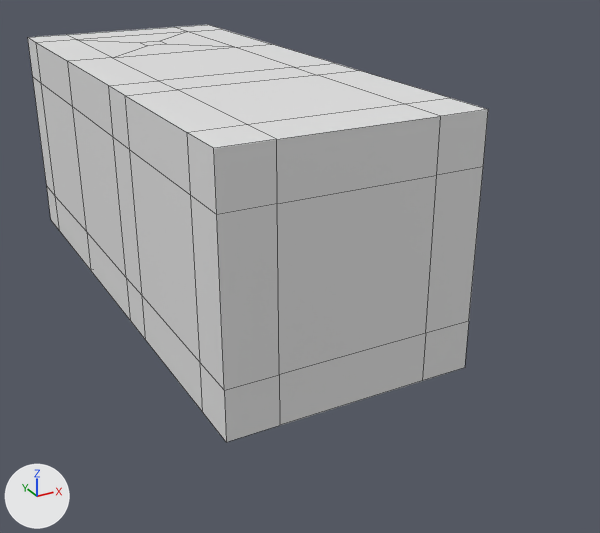
The FBX model Assets/Models/init-scene-room-1.2.fbx, before and after one commit.
One viewpoint serves both versions: a camera (50 mm lens) standing at (-13.9, -26.3, 15.4) and looking at (1.9, 2.5, 1.0). Arrows for +X, +Y and +Z are at lower left; the lights stay in place. Mesh edges are drawn as thin lines. Where no turn or scale is listed for an object, it has been applied to the vertices.
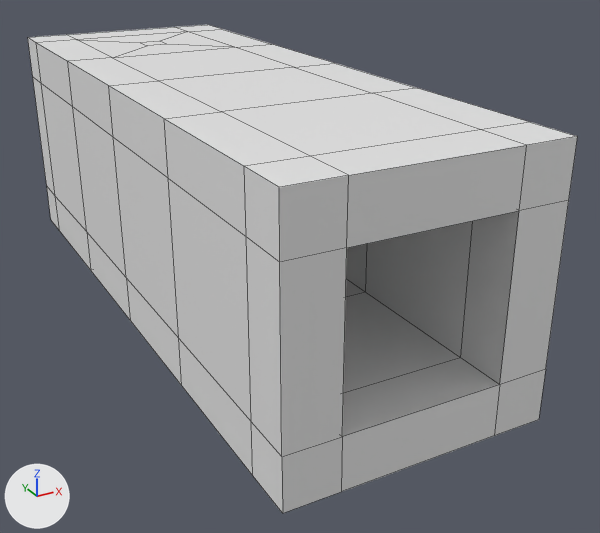
Commit message: added new room

Where the newer file only moved an object's origin or applied its transform, the numbers keep the older frame.

Pixel boxes (x1, y1, x2, y2) of what changed, in the pictures (600 x 533 px):
'Cube', reshaped (20% wider, 17% taller): before (28, 25, 488, 442); after (28, 25, 578, 513)
part 1 of me_cube, built on: before (121, 68, 488, 442); after (121, 68, 578, 513)

The change, as a list of edits to the scene's bpy script:
```text
Change me_cube:
    used by ob_cube; location = (0.0, 0.0, 0.0)
    remove me_cube.from_pydata(...)  # 124 vertices, 122 faces; spans x -5.0..5.0, y -5.0..19.0, z -1.0..9.0
    add me_cube.from_pydata(...)  # 124 vertices, 124 faces; spans x -5.0..5.0, y -9.0..19.0, z -1.0..9.0
    me_cube part 1
    2 faces are deleted
    48 vertices in x -5.0..5.0, y -5.0..3.0, z -1.0..9.0 move by (0.0, -4.0, 0.0)
    4 new faces join them
```
